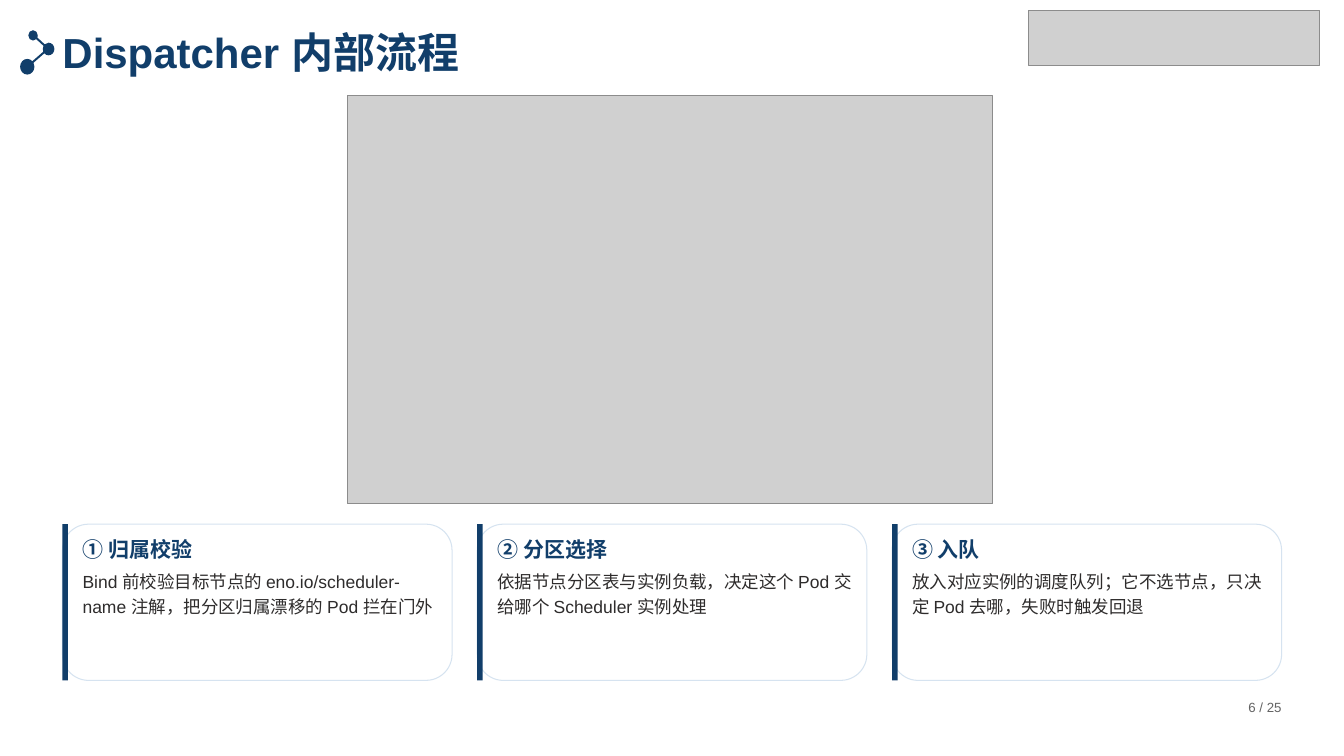
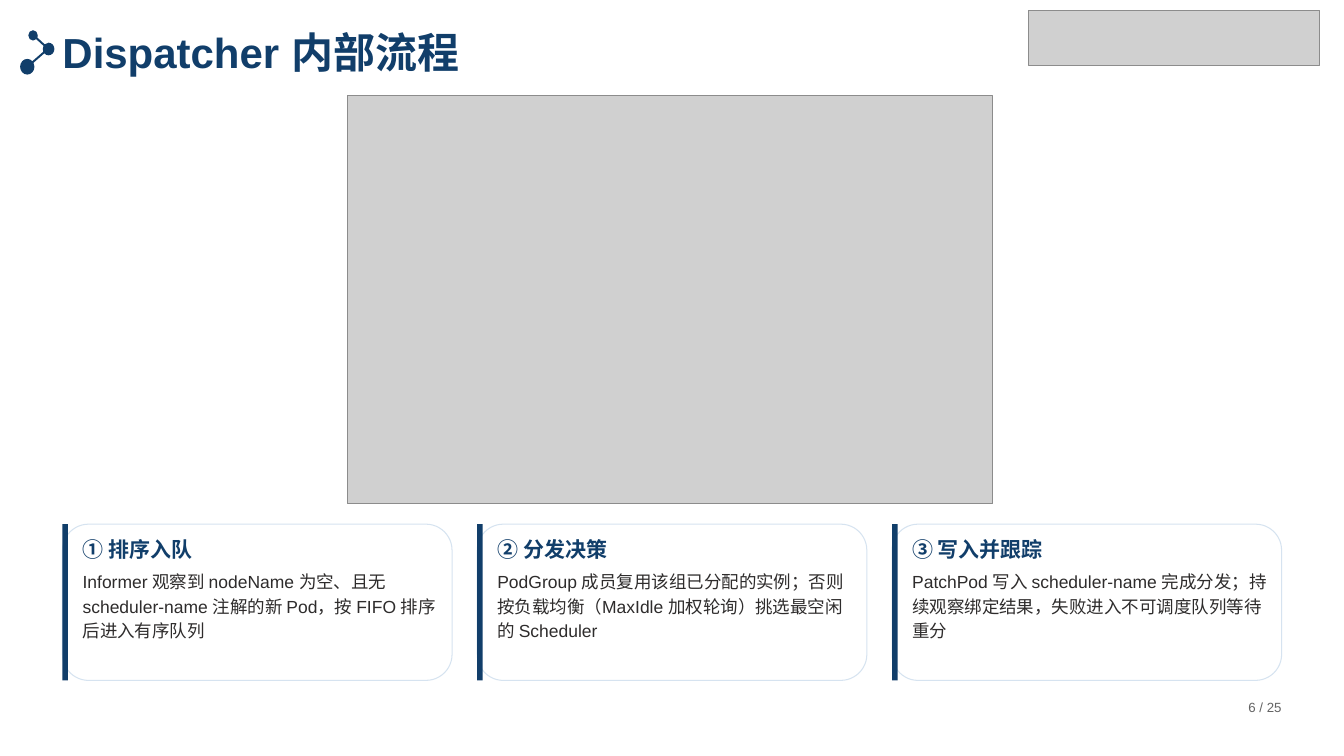
Before and after one commit to tengfei86/godel-scheduler, a slide deck: slide 6 of docs/thesis/defense/答辩PPT-北航模板版.pptx. Drawn at 1344x756 pixels with LibreOffice and Linux fonts; fonts in the diff are those of the drawing; grey boxes stand for pictures. Boxes give left, top, right and bottom in pixels: in the first picture for what was removed or moved away, otherwise in the second. Text is boxed around its words. In the diff, an @@ line names an element or a change of style, - is before the commit and + after.

Commit message:
fix(thesis): 修正 Dispatcher / Scheduler 流程页的步骤归属与描述
作者指出「归属校验」不是 Dispatcher 的职责——它实际由 Binder 的
NodeValidator（Layer 0）在 Bind 前执行。按论文 §3.3 / §3.4 重写：

Dispatcher（P6）：
① 排序入队：nodeName 为空且无 scheduler-name 注解的新 Pod，按 FIFO 进入有序队列
② 分发决策：PodGroup 成员复用该组已分配实例，否则按 MaxIdle 加权轮询挑最空闲实例
③ 写入并跟踪：PatchPod 写 scheduler-name；失败进不可调度队列等待重分

Scheduler（P7，原文无 Permit 环节，一并更正）：
① 入队与预处理：只接 scheduler-name 匹配自身的 Pod，pre-queue 校验 PodGroup/亲和依赖
② 调度循环：activeQ → Filter → Score → Reserve（写 Assumed 状态）
③ 绑定与回流：调 Binder 执行 Bind；失败进 backoffQ 指数退避，多次失败退回 Dispatcher

P5 的 Scheduler 卡片同步去掉 Permit。讲稿按真实流程改写（字数不变，18.8 分钟）。

```diff
--- a/docs/thesis/defense/答辩PPT-北航模板版.pptx
+++ b/docs/thesis/defense/答辩PPT-北航模板版.pptx
@@ text at (83, 539, 436, 639): text changed @@
-① 归属校验
-Bind 前校验目标节点的 eno.io/scheduler-name 注解，把分区归属漂移的 Pod 拦在门外
+① 排序入队
+Informer 观察到 nodeName 为空、且无 scheduler-name 注解的新 Pod，按 FIFO 排序后进入有序队列
@@ text at (497, 539, 844, 638): text changed @@
-② 分区选择
-依据节点分区表与实例负载，决定这个 Pod 交给哪个 Scheduler 实例处理
+② 分发决策
+PodGroup 成员复用该组已分配的实例；否则按负载均衡（MaxIdle 加权轮询）挑选最空闲的 Scheduler
@@ text at (912, 539, 1267, 639): text changed @@
-③ 入队
-放入对应实例的调度队列；它不选节点，只决定 Pod 去哪，失败时触发回退
+③ 写入并跟踪
+PatchPod 写入 scheduler-name 完成分发；持续观察绑定结果，失败进入不可调度队列等待重分
```
Also in this commit, not shown: 1 other slide changed, 2 other files.
